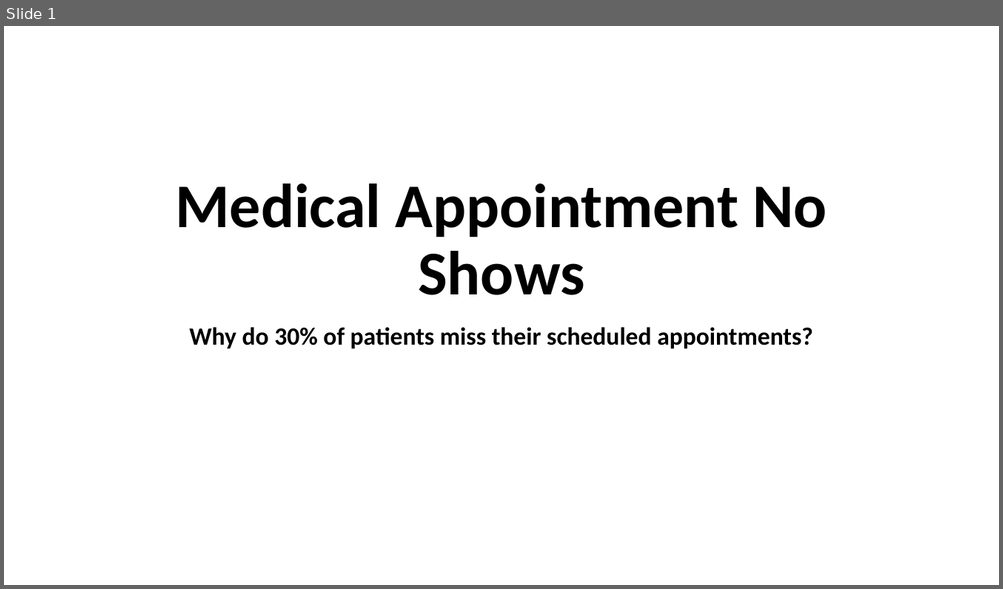
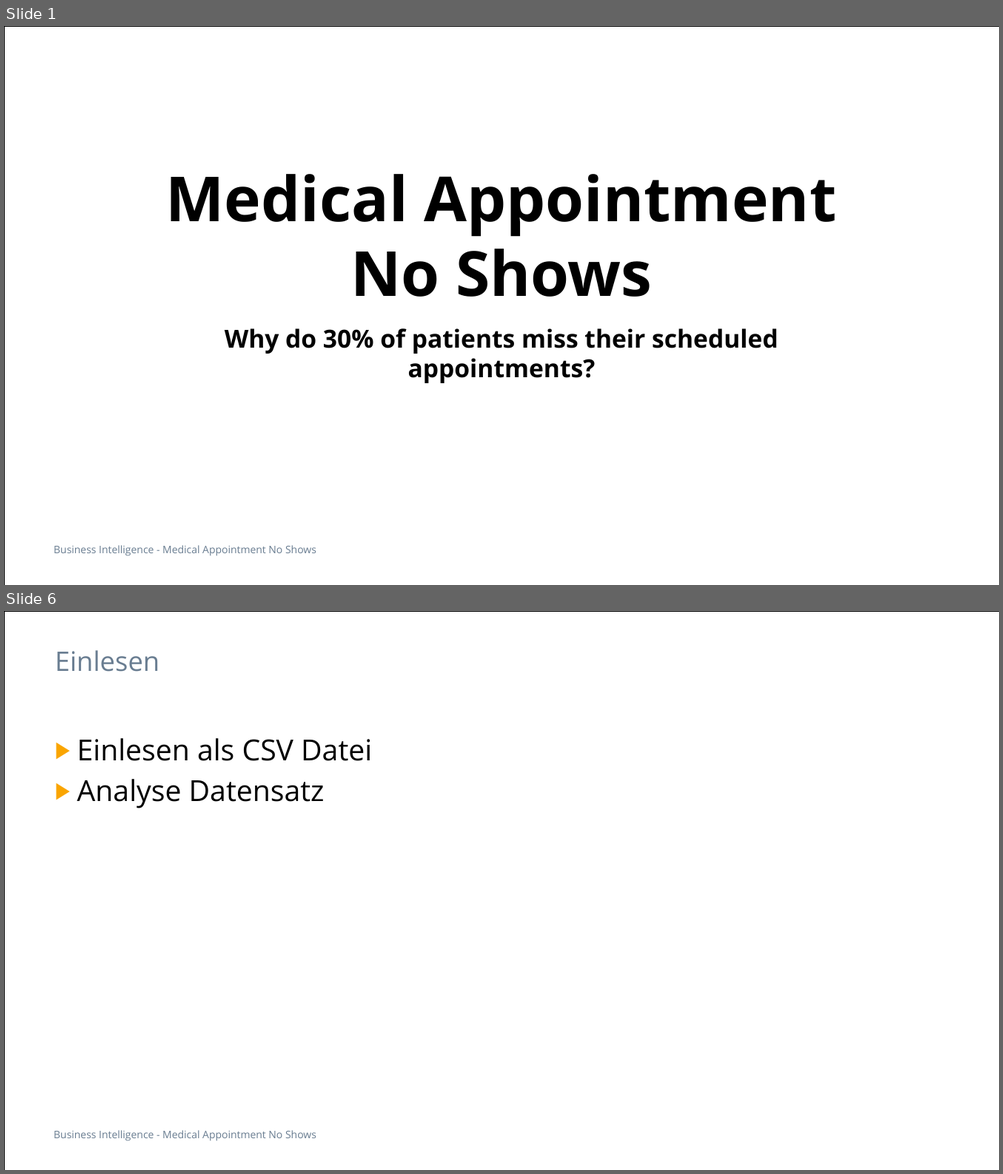
Before and after one commit to soldiervinz/BI_AppointmentShowUp, a slide deck: Medical Appointment No Shows.pptx. Shown one above the other, each under a label of ours: slide 1 before the commit, slides 1 and 6 after it; the slides between them are not shown. The pictures are 1003x589 and 1003x1174 pixels, drawn with LibreOffice and Linux fonts; fonts in the diff are those of the drawing. Boxes give left, top, right and bottom in pixels: in the first picture for what was removed or moved away, otherwise in the second. Text is boxed around its words. In the diff, an @@ line names an element or a change of style, - is before the commit and + after.

```diff
--- a/Medical Appointment No Shows.pptx
+++ b/Medical Appointment No Shows.pptx
@@ slide 6 added at (x1=4, y1=611, x2=999, y2=1170), background #FFFFFF; not listed: 2 template elements that a slide beside it also shows @@
@@ title added at (x1=55, y1=650, x2=159, y2=672), 26 pt, text #697D91 @@
+Einlesen
@@ text added at (x1=77, y1=738, x2=372, y2=809), 28 pt, text #000000 @@
+▶ Einlesen als CSV Datei
+▶ Analyse Datensatz
@@ slide 1 changed as well @@
@@ rectangle added at (x1=4, y1=26, x2=999, y2=585), outline #000000 0.5 pt @@
@@ title "Medical Appointment No Shows" at (x1=166, y1=174, x2=836, y2=297): font Calibri to Open Sans; line spacing 0.9 to 1 @@
@@ subtitle "Why do 30% of patients ..." at (x1=225, y1=329, x2=778, y2=383): font Calibri to Open Sans; line spacing 0.9 to 1; less space between paragraphs @@
@@ text added at (x1=54, y1=545, x2=316, y2=557), 10 pt, text #697D91 @@
+Business Intelligence - Medical Appointment No Shows
```
Also in this commit, not shown: 5 other slides changed, 14 other slides added, 3 slides removed, 2 other files.
